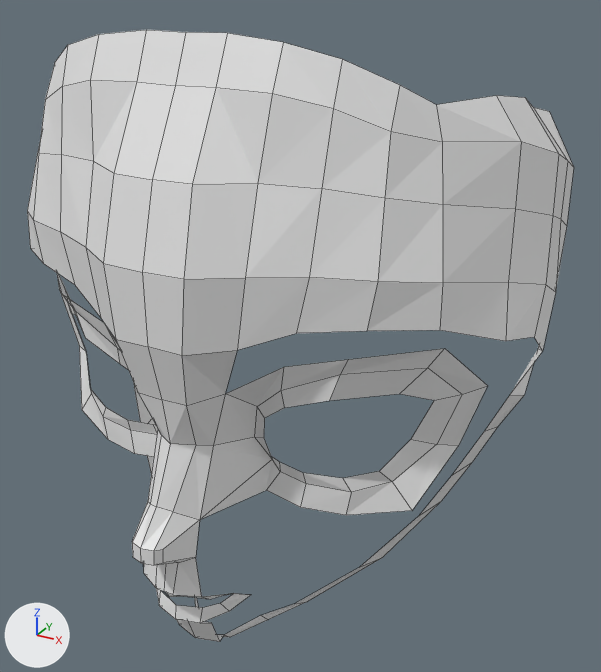
Before and after pictures for a commit that changed the Blender file anime_character_miabel.blend.
Before and after are seen from a camera (50 mm lens) standing at (0.182, -0.356, 1.902) and looking at (0.019, -0.059, 1.753). Lighting does not change. The marker at lower left points along +X, +Y and +Z. Mesh edges are drawn as thin lines.
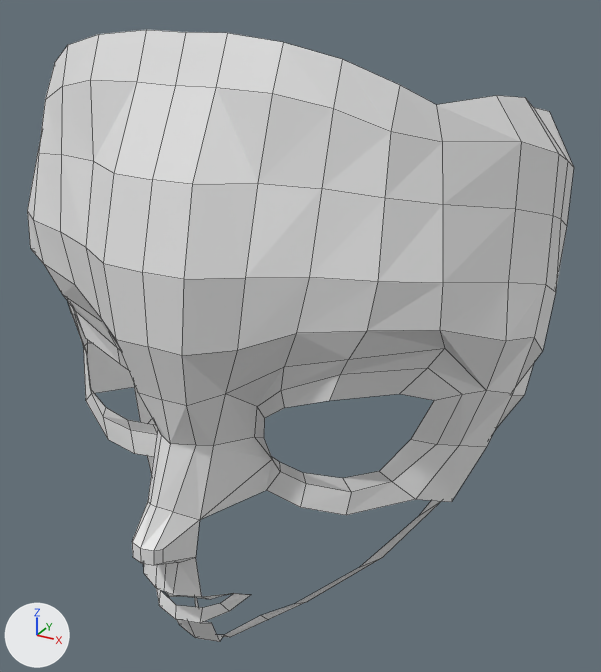
Commit message: Created the sides of Miabel's face.

What differs and where, as boxes (x1, y1, x2, y2) in the pictures (601 x 672 px):
part 1 of me_plane, built on
    after: (36, 255, 542, 502)

The change in detail:
me_plane is used by ob_plane; location (0.0, 0.0, 0.0).
me_plane had 139 vertices, 94 faces and spanned x 0.0..0.119, y -0.155..0.012, z 1.615..1.882.
me_plane now has 142 vertices, 104 faces and spans x 0.0..0.119, y -0.155..0.012, z 1.615..1.882.
Part 1, on me_plane:
3 vertices move from x 0.087..0.108, y -0.091..-0.075, z 1.703..1.758 to x 0.087..0.107, y -0.087..-0.071, z 1.707..1.753.
3 vertices are added at (0.113, -0.052, 1.745), (0.107, -0.062, 1.723), (0.098, -0.075, 1.702).
10 new faces join them.
